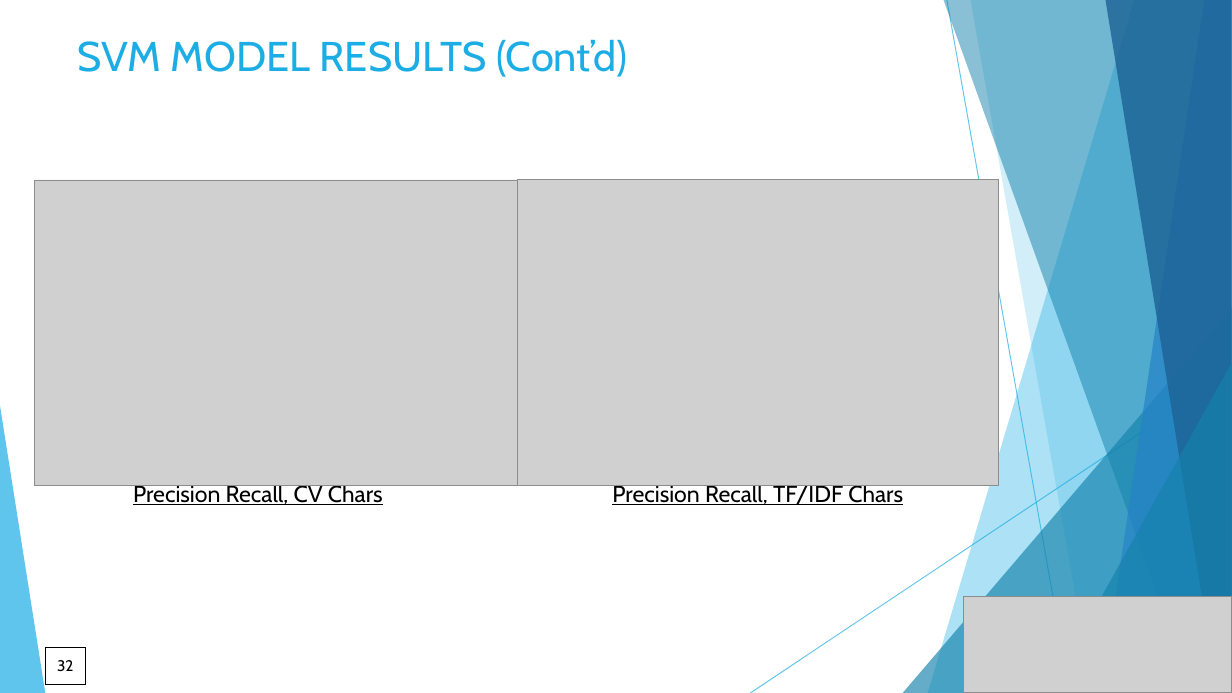
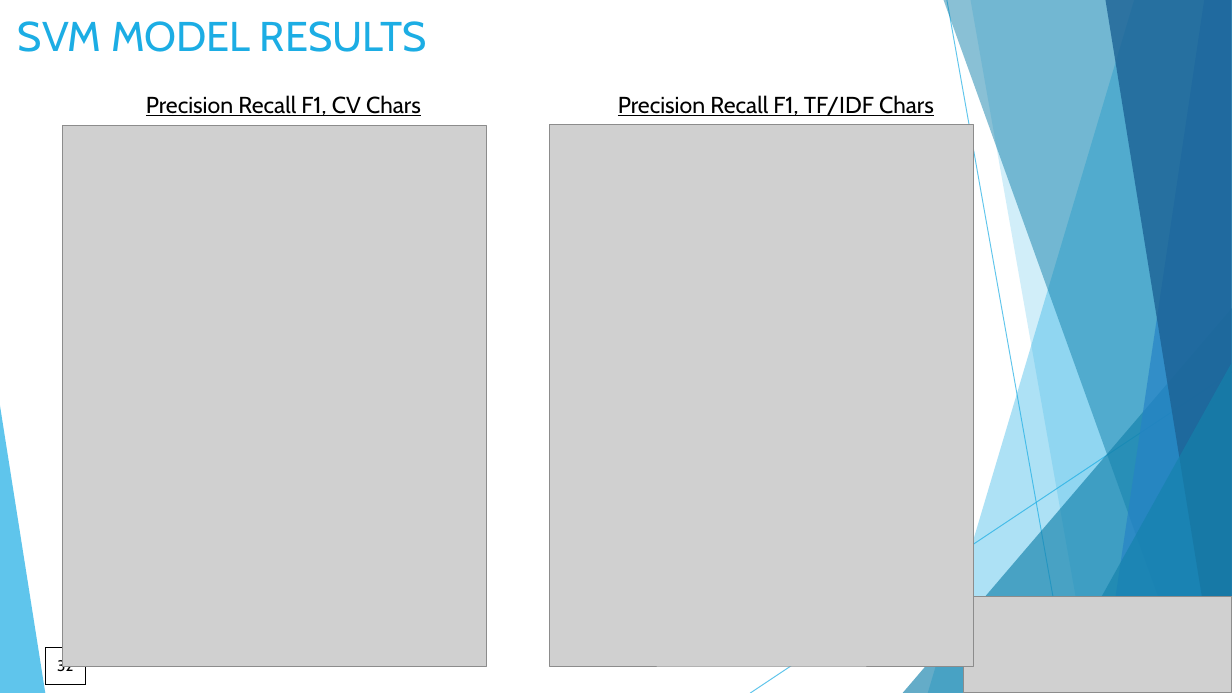
Before and after one commit to DataKnightsAI/Text-Classification-for-News-Summaries, a slide deck: slide 32 of CSML-1010-Group 20-project milestone 1.pptx. Drawn at 1232x693 pixels with LibreOffice and Linux fonts; fonts in the diff are those of the drawing; grey boxes stand for pictures. Boxes give left, top, right and bottom in pixels: in the first picture for what was removed or moved away, otherwise in the second. Text is boxed around its words. In the diff, an @@ line names an element or a change of style, - is before the commit and + after.

```diff
--- a/CSML-1010-Group 20-project milestone 1.pptx
+++ b/CSML-1010-Group 20-project milestone 1.pptx
@@ title at (18, 21, 427, 52): text changed @@
-SVM MODEL RESULTS (Cont’d)
+SVM MODEL RESULTS
@@ text at (146, 95, 421, 116): text changed @@
-Precision Recall, CV Chars
+Precision Recall F1, CV Chars
@@ text at (618, 95, 934, 116): text changed @@
-Precision Recall, TF/IDF Chars
+Precision Recall F1, TF/IDF Chars
@@ picture: place and size @@
-picture at (34, 180, 518, 486)
+picture at (63, 126, 487, 667)
@@ picture: place and size @@
-picture at (518, 179, 999, 485)
+picture at (550, 125, 974, 666)
```
Also in this commit, not shown: 2 other slides changed, 5 slides added, 2 other files.
